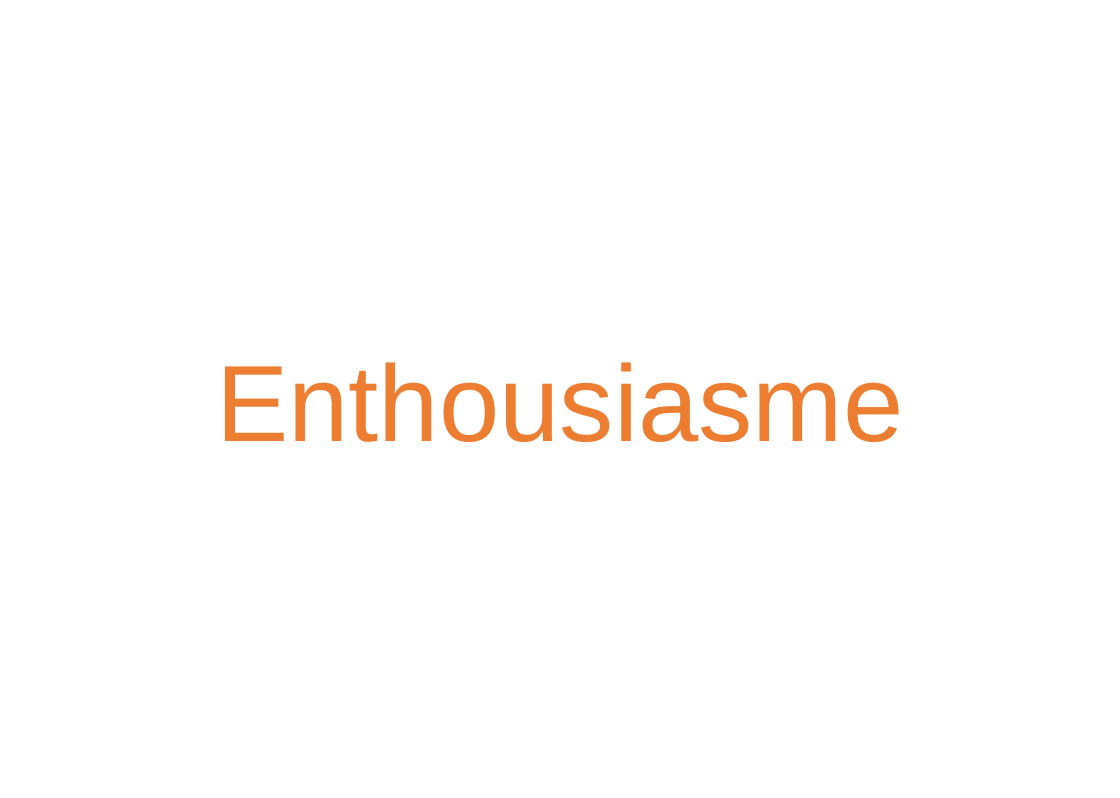
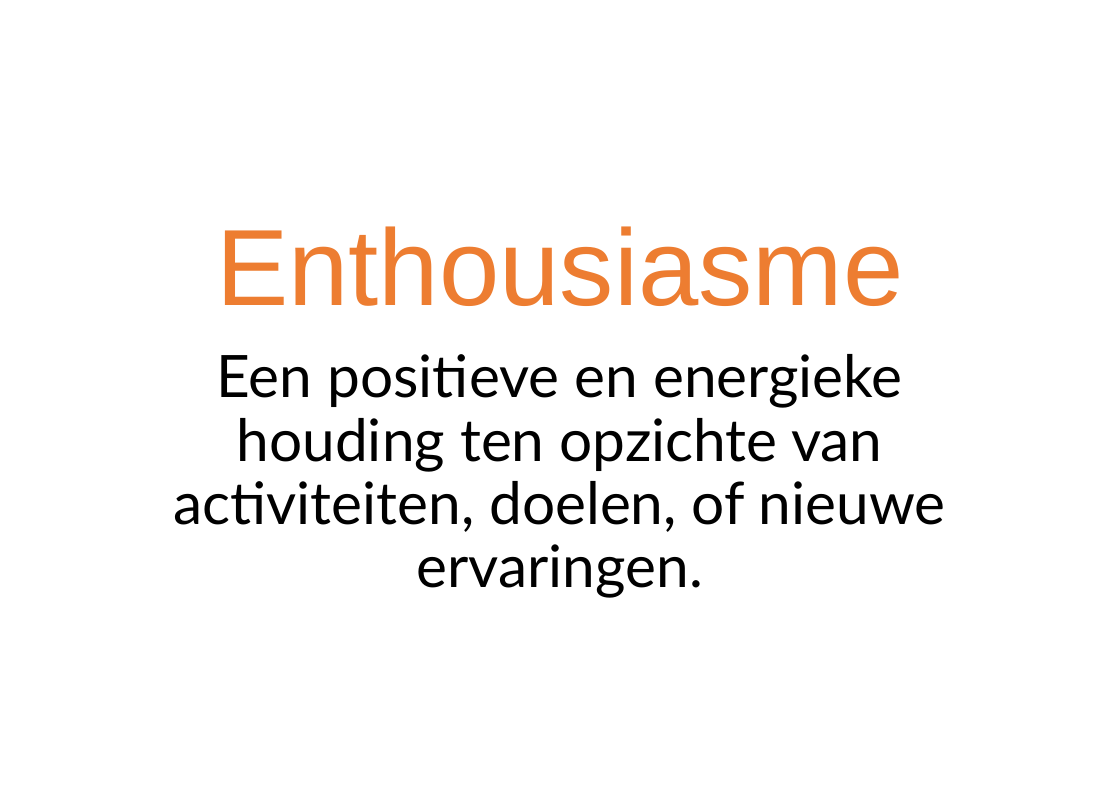
Before and after one commit to ScrumFacilitators/Schwartz-Universal-Values, a slide deck: slide 55 of Schwartz Basis Menselijke Waarden.pptx. Drawn at 1120x798 pixels with LibreOffice and Linux fonts; fonts in the diff are those of the drawing; background and template pictures are left out. Boxes give left, top, right and bottom in pixels: in the first picture for what was removed or moved away, otherwise in the second. Text is boxed around its words. In the diff, an @@ line names an element or a change of style, - is before the commit and + after.

```diff
--- a/Schwartz Basis Menselijke Waarden.pptx
+++ b/Schwartz Basis Menselijke Waarden.pptx
@@ text at <box>173,354,946,532</box>: paragraph added @@
+Een positieve en energieke houding ten opzichte van activiteiten, doelen, of nieuwe ervaringen.
```
Also in this commit, not shown: 22 other slides changed, 1 other file.
